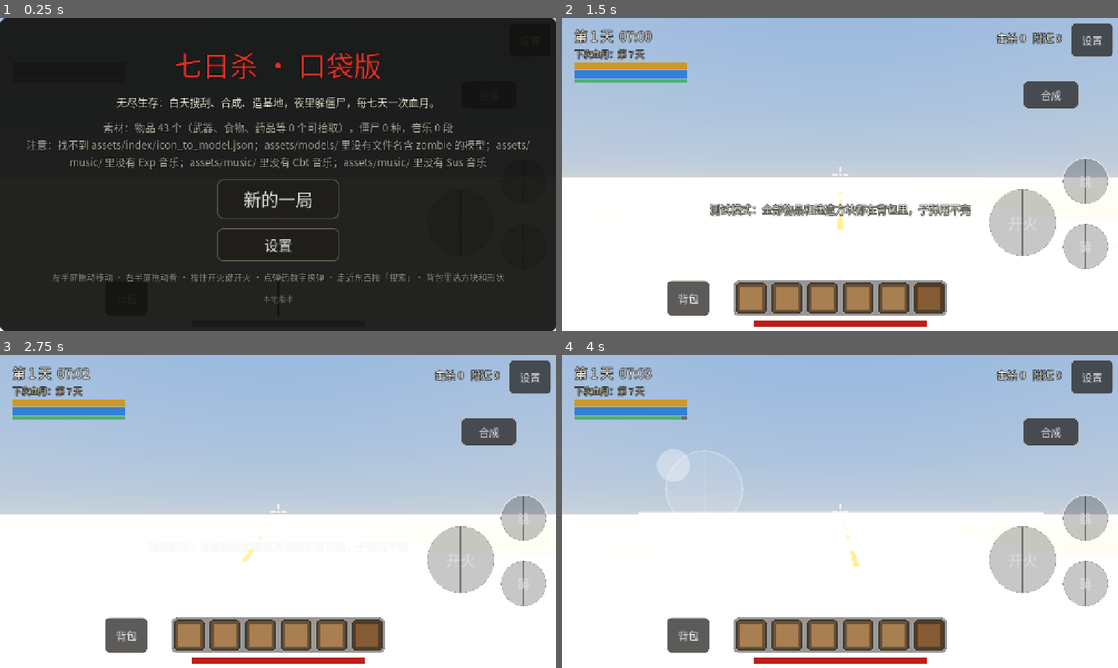
Above: before the commit, frames 1-4 (two rows, left to right).
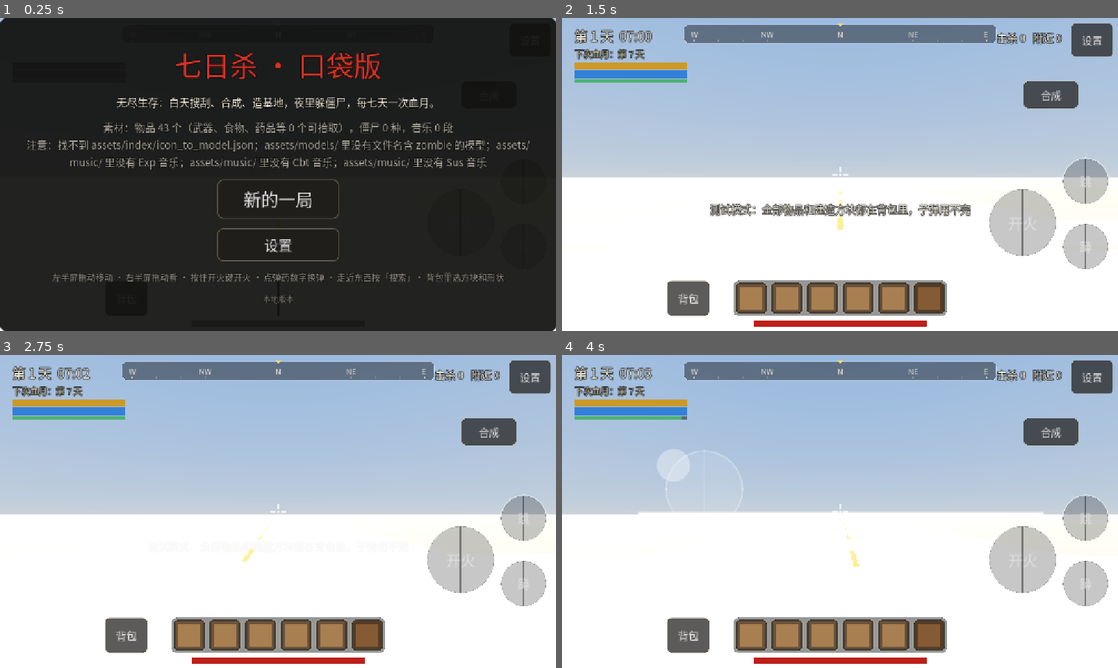
Above: after the commit, the same moments.

Repository: langhua98/7day
Game: Godot game, scene res://scenes/main.tscn
The game is run twice, just before and just after one commit, with the same random seed, the same clock (stepped at 60 frames per second) and the same inputs.
Inputs (mouse positions are in pixels of both pictures, inside the frame that each line leads up to):
- Up to frame 1 (0.25 s): no input
- Up to frame 2 (1.5 s): click "新的一局" at 0.5 s; tap Enter at 1.25 s; move the mouse to (962, 158) at 1.27 s; click (962, 158) at 1.42 s
- Up to frame 3 (2.75 s): tap Space at 2 s; drag from (166, 527) to (250, 574) at 2.02 s
- Up to frame 4 (4 s): move the mouse to (895, 442) at 2.77 s; click (895, 442) at 2.92 s; tap Enter at 3.5 s; drag from (812, 574) to (673, 464) at 3.52 s

The runs differ from the first frame. In frame 2, 3.3% of the frame differs, in the area x 21-79%, y 1-9%; in frame 3, 3.3%; in frame 4, 3.3%.

Commit message:
新增指南针、交互提示和伤害数字
- 顶部指南针显示 N/E/S/W，睡袋和尸体背包带方向标记
- 搜索/打开/拾取提示改成大字动作 + 小字对象
- 打中僵尸在命中位置飘伤害数字，爆头红色
- 更新 test_ui

Diff:
--- a/scripts/combat.gd
+++ b/scripts/combat.gd
@@ -358,6 +358,7 @@
 
 func _hit_zombie(z: Zombie, dmg: float, head: bool, at: Vector3, dir: Vector3) -> void:
 	z.take_hit(dmg, player_sys.player.global_position, head)
+	hud.damage_number(dmg, head, at)
 	Fx.blood(main, at, dir.normalized() + Vector3.UP * 0.2, head)
 	var gun: bool = Assets.items_by_id.get(inventory.equipped, {}).get("kind", -1) == Assets.Kind.GUN
 	Sfx.play("bullet_flesh" if gun else "hit_flesh", at, -2.0)
--- a/scripts/hud.gd
+++ b/scripts/hud.gd
@@ -49,6 +49,9 @@
 var _cross := Crosshair.new()
 var _hitmarker := Label.new()
 var _action_btn := Button.new()
+var _action_title := Label.new()
+var _action_sub := Label.new()
+var _compass := Compass.new()
 var _progress := ProgressBar.new()
 var _progress_label := Label.new()
 var _bag_btn := Button.new()
@@ -278,11 +281,32 @@
 
 	# 搜索 / 拾取：走近容器或地上的东西才出现
 	_action_btn.set_anchors_preset(Control.PRESET_BOTTOM_RIGHT)
-	_action_btn.position = Vector2(-620, -560)
-	_action_btn.size = Vector2(200, 84)
-	_action_btn.add_theme_font_size_override("font_size", 24)
+	_action_btn.position = Vector2(-640, -580)
+	_action_btn.size = Vector2(240, 96)
+	_action_btn.pivot_offset = _action_btn.size * 0.5
 	_action_btn.mouse_filter = Control.MOUSE_FILTER_IGNORE
-	_action_btn.clip_text = true
+	_action_btn.clip_text = false
+	var act_sb := StyleBoxFlat.new()
+	act_sb.bg_color = Color(0.02, 0.02, 0.02, 0.55)
+	act_sb.border_color = Color(1, 0.82, 0.45, 0.7)
+	act_sb.set_border_width_all(2)
+	act_sb.set_corner_radius_all(12)
+	_action_btn.add_theme_stylebox_override("normal", act_sb)
+	var act_v := VBoxContainer.new()
+	act_v.set_anchors_preset(Control.PRESET_FULL_RECT)
+	act_v.alignment = BoxContainer.ALIGNMENT_CENTER
+	act_v.add_theme_constant_override("separation", 0)
+	act_v.mouse_filter = Control.MOUSE_FILTER_IGNORE
+	_action_title.horizontal_alignment = HORIZONTAL_ALIGNMENT_CENTER
+	_action_title.add_theme_font_size_override("font_size", 26)
+	_action_title.mouse_filter = Control.MOUSE_FILTER_IGNORE
+	act_v.add_child(_action_title)
+	_action_sub.horizontal_alignment = HORIZONTAL_ALIGNMENT_CENTER
+	_action_sub.add_theme_font_size_override("font_size", 16)
+	_action_sub.modulate = Color(1, 1, 1, 0.75)
+	_action_sub.mouse_filter = Control.MOUSE_FILTER_IGNORE
+	act_v.add_child(_action_sub)
+	_action_btn.add_child(act_v)
 	_action_btn.visible = false
 	_safe.add_child(_action_btn)
 
@@ -386,6 +410,7 @@
 	_safe.add_child(_pause_btn)
 
 	_build_status_bar()
+	_build_compass()
 	_build_start_panel()
 	_build_end_panel()
 	_build_pause_panel()
@@ -917,8 +942,14 @@
 	_action_text = text
 	_action_enabled = enabled
 	_action_btn.visible = text != ""
-	_action_btn.text = text
+	var lines := text.split("\n")
+	_action_title.text = lines[0] if lines.size() > 0 else ""
+	_action_sub.text = lines[1] if lines.size() > 1 else ""
 	_action_btn.modulate = Color.WHITE if enabled else Color(1, 1, 1, 0.45)
+	if text != "":
+		_action_btn.scale = Vector2(1.05, 1.05)
+		var tw := create_tween()
+		tw.tween_property(_action_btn, "scale", Vector2.ONE, 0.12)
 
 
 ## 翻找进度：value < 0 隐藏
@@ -1363,6 +1394,46 @@
 
 # —— 状态图标条 ——
 
+
+func _build_compass() -> void:
+	_compass.set_anchors_preset(Control.PRESET_CENTER_TOP)
+	_compass.position = Vector2(-360, 14)
+	_compass.size = Vector2(720, 44)
+	_compass.font = Hud.game_font()
+	_safe.add_child(_compass)
+
+
+func set_compass(yaw: float, markers: Array) -> void:
+	_compass.set_data(yaw, markers)
+
+
+func compass_relative(bearing: float) -> float:
+	return _compass.relative_angle(bearing)
+
+
+## 打中僵尸时在命中位置飘一个伤害数字
+func damage_number(amount: float, headshot: bool, world_pos: Vector3) -> void:
+	var cam := get_viewport().get_camera_3d()
+	if cam == null or cam.is_position_behind(world_pos):
+		return
+	var at := cam.unproject_position(world_pos)
+	var l := Label.new()
+	l.text = str(roundi(amount))
+	l.add_theme_font_override("font", number_font())
+	l.add_theme_font_size_override("font_size", 34 if headshot else 26)
+	l.add_theme_color_override("font_color", Color(1, 0.35, 0.25) if headshot else Color(1, 1, 1, 0.95))
+	l.add_theme_color_override("font_outline_color", Color(0, 0, 0, 0.9))
+	l.add_theme_constant_override("outline_size", 6)
+	l.horizontal_alignment = HORIZONTAL_ALIGNMENT_CENTER
+	l.position = at + Vector2(-40, -32)
+	l.size = Vector2(80, 40)
+	l.mouse_filter = Control.MOUSE_FILTER_IGNORE
+	_root.add_child(l)
+	var tw := create_tween()
+	tw.set_parallel(true)
+	tw.tween_property(l, "position:y", l.position.y - 38, 0.65)
+	tw.tween_property(l, "modulate:a", 0.0, 0.65)
+	tw.chain().tween_callback(l.queue_free)
 func _build_status_bar() -> void:
 	var holder := Control.new()
 	holder.set_anchors_preset(Control.PRESET_TOP_RIGHT)
--- a/scripts/main.gd
+++ b/scripts/main.gd
@@ -207,6 +207,20 @@
 		save_game.save()
 
 
+func _compass_markers() -> Array:
+	var out := []
+	if respawn.has_bedroll():
+		out.append(_compass_marker(respawn.respawn_point(), Color(0.45, 0.75, 1.0)))
+	for b in looting.corpse_bags:
+		out.append(_compass_marker(b.pos, Color(1.0, 0.4, 0.3)))
+	return out
+
+
+func _compass_marker(pos: Vector3, color: Color) -> Dictionary:
+	var d := pos - player_sys.player.position
+	return {"bearing": rad_to_deg(atan2(d.x, -d.z)), "color": color}
+
+
 ## 死了：PERMADEATH 下结算删档；否则停住游戏，黑屏后在睡袋醒来（respawn.gd）
 func _die() -> void:
 	if C.PERMADEATH:
@@ -283,5 +297,6 @@
 			near += 1
 	hud.set_status(day, hour, player_sys.hp, player_sys.food, spawner.kills, near, night,
 		day % C.BLOOD_MOON_EVERY == 0 or blood_moon, blood_moon, GameState.next_blood_moon_day())
+	hud.set_compass(player_sys.yaw, _compass_markers())
 	if player_sys.hp <= 0.0:
 		_die()
--- /dev/null
+++ b/scripts/ui/compass.gd
@@ -0,0 +1,61 @@
+class_name Compass
+extends Control
+## 屏幕顶部的方向条：N/E/S/W、刻度和睡袋/尸体背包标记。
+
+const RANGE_DEG := 90.0
+var heading := 0.0   # 玩家朝向的角度：0 北，90 东
+var markers: Array = []
+var font: Font
+var _bg := StyleBoxFlat.new()
+
+
+func _ready() -> void:
+	mouse_filter = Control.MOUSE_FILTER_IGNORE
+	custom_minimum_size = Vector2(720, 44)
+	_bg.bg_color = Color(0.02, 0.02, 0.02, 0.42)
+	_bg.border_color = Color(1, 1, 1, 0.12)
+	_bg.set_border_width_all(1)
+	_bg.set_corner_radius_all(12)
+
+
+func set_data(yaw: float, new_markers: Array) -> void:
+	heading = -rad_to_deg(yaw)
+	markers = new_markers
+	queue_redraw()
+
+
+func relative_angle(bearing: float) -> float:
+	return fposmod(bearing - heading + 180.0, 360.0) - 180.0
+
+
+func _x_for(rel: float) -> float:
+	var half := size.x * 0.5 - 24.0
+	return size.x * 0.5 + clampf(rel / RANGE_DEG, -1.0, 1.0) * half
+
+
+func _draw() -> void:
+	draw_style_box(_bg, Rect2(Vector2.ZERO, size))
+	if font == null:
+		return
+	var names := {0: "N", 90: "E", 180: "S", 270: "W",
+		45: "NE", 135: "SE", 225: "SW", 315: "NW"}
+	for bearing in range(0, 360, 15):
+		var rel := relative_angle(float(bearing))
+		if absf(rel) > RANGE_DEG:
+			continue
+		var x := _x_for(rel)
+		var major: bool = bearing % 90 == 0
+		draw_line(Vector2(x, size.y - 10.0), Vector2(x, size.y - 4.0),
+			Color(1, 1, 1, 0.55 if major else 0.28), 2.0 if major else 1.0)
+		if names.has(bearing):
+			draw_string(font, Vector2(x - 24.0, size.y - 14.0), names[bearing],
+				HORIZONTAL_ALIGNMENT_CENTER, 48.0, 18, Color(0.95, 0.92, 0.85, 0.95))
+	for m in markers:
+		var rel := relative_angle(float(m.get("bearing", 0.0)))
+		if absf(rel) > RANGE_DEG:
+			continue
+		var x := _x_for(rel)
+		var col: Color = m.get("color", Color.WHITE)
+		draw_colored_polygon(PackedVector2Array([Vector2(x - 5, 2), Vector2(x + 5, 2), Vector2(x, 10)]), col)
+	draw_colored_polygon(PackedVector2Array([Vector2(size.x * 0.5 - 4, 0), Vector2(size.x * 0.5 + 4, 0),
+		Vector2(size.x * 0.5, 7)]), Color(1, 0.85, 0.45, 0.95))
--- a/tests/test_ui.gd
+++ b/tests/test_ui.gd
@@ -206,6 +206,20 @@
 	check(hud._pause_panel.visible and get_tree().paused, "设置返回暂停页")
 	hud.set_paused(false)
 
+	# 指南针：面向北时东在右，面向东时北在左
+	hud.set_compass(0.0, [{"bearing": 90.0, "color": Color.RED}])
+	check(absf(hud.compass_relative(90.0) - 90.0) < 0.01, "面向北时东在右边")
+	hud.set_compass(-PI / 2.0, [])
+	check(absf(hud.compass_relative(0.0) + 90.0) < 0.01, "面向东时北在左边")
+
+	# 交互提示：大字动作 + 小字对象
+	hud.set_action("搜索\n垃圾桶")
+	check_eq(hud._action_title.text, "搜索", "交互提示大字")
+	check_eq(hud._action_sub.text, "垃圾桶", "交互提示小字")
+	hud.set_action("")
+	check(not hud._action_btn.visible, "没有交互时隐藏提示")
+	hud.damage_number(10.0, false, Vector3.ZERO)
+
 	# 快捷栏：格子缩小、显示装备名
 	Assets.ensure_item("testUiItem", "测试物品")
 	hud.set_inventory([{"id": "testUiItem", "count": 3, "equipped": true, "quality": 0}], ["testUiItem"])
